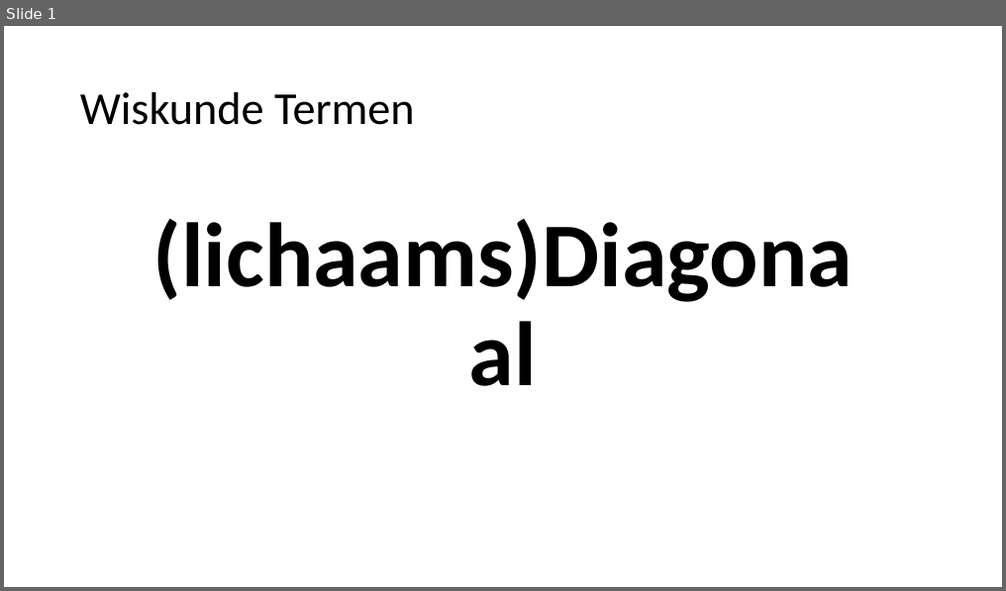
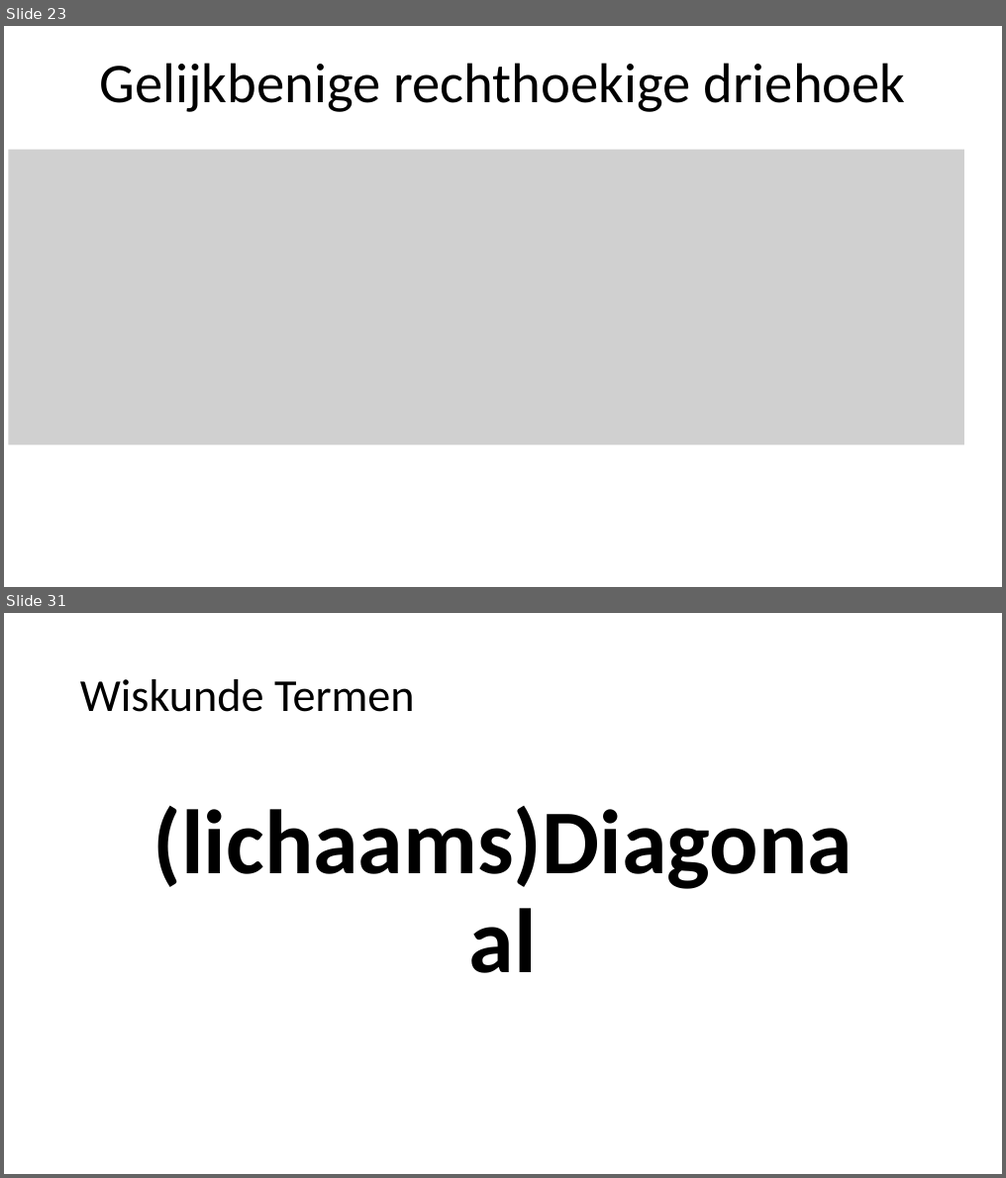
Before and after one commit to heinvinkel/wiskundetermen, a slide deck: meetkunde/AAAAMeetkunde.pptx. Shown one above the other, each under a label of ours: slide 1 before the commit, slides 23 and 31 after it; the slides between them are not shown. The pictures are 1006x591 and 1006x1178 pixels, drawn with LibreOffice and Linux fonts; fonts in the diff are those of the drawing; grey boxes stand for pictures. Boxes give left, top, right and bottom in pixels: in the first picture for what was removed or moved away, otherwise in the second. Text is boxed around its words. In the diff, an @@ line names an element or a change of style, - is before the commit and + after.

```diff
--- a/meetkunde/AAAAMeetkunde.pptx
+++ b/meetkunde/AAAAMeetkunde.pptx
@@ slide 23 added at [4, 26, 1002, 587], background #FFFFFF @@
@@ title added at [99, 63, 905, 112], 54 pt, text #000000 @@
+Gelijkbenige rechthoekige driehoek
@@ picture added at [9, 150, 964, 445] @@
@@ what was slide 1 is now slide 31 @@
```
Also in this commit, not shown: 29 other slides added, 20 other files.
